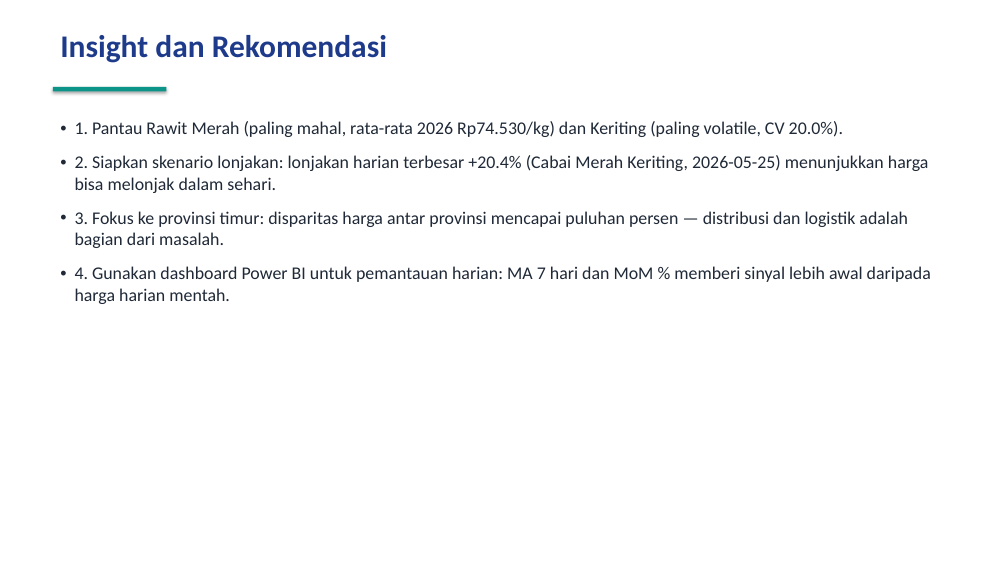
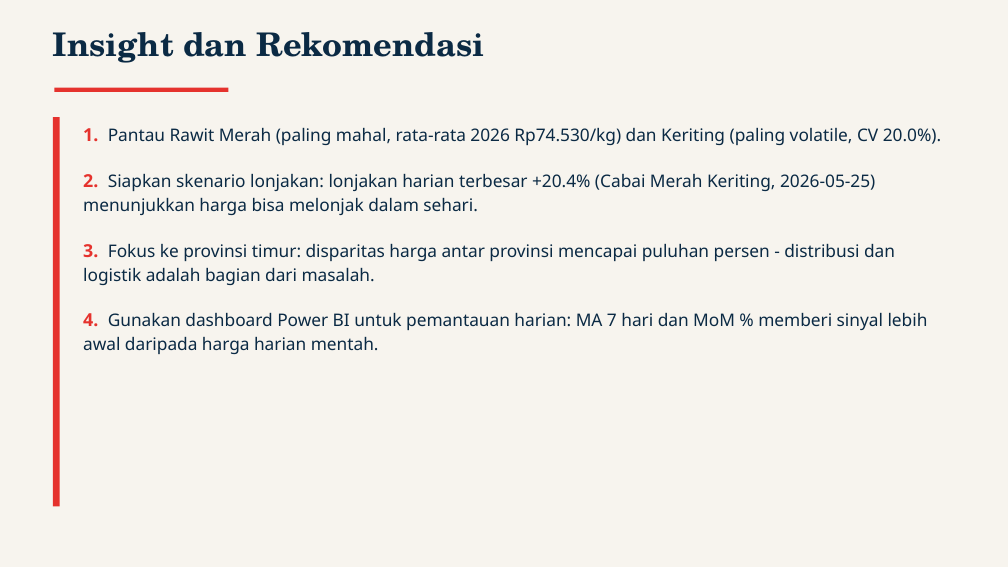
Before and after one commit to baghizash/harga-cabai-indonesia-2026, a slide deck: slide 9 of Portofolio-Analisis-Harga-Cabai.pptx. Drawn at 1008x567 pixels with LibreOffice and Linux fonts; fonts in the diff are those of the drawing. Boxes give left, top, right and bottom in pixels: in the first picture for what was removed or moved away, otherwise in the second. Text is boxed around its words. In the diff, an @@ line names an element or a change of style, - is before the commit and + after.

```diff
--- a/Portofolio-Analisis-Harga-Cabai.pptx
+++ b/Portofolio-Analisis-Harga-Cabai.pptx
@@ background #FFFFFF to #F7F4EE @@
@@ text "Insight dan Rekomendasi" at (53,32,484,63): size 30 to 31 pt, font Calibri to TeX Gyre Schola, text colour #1E3A8A to #0B2A44 @@
@@ rectangle: place and size @@
-rectangle at (53,87,166,91)
+rectangle at (54,88,228,92)
@@ rectangle at (54,88,228,92): fill #0D9488 to #E5322D; shadow off @@
@@ rectangle added at (53,117,60,507), fill #E5322D @@
@@ text at (83,127,941,354): size 17 to 16.5 pt, text colour #1F2937 to #0B2A44 in "Pantau Rawit Merah (paling mahal, rata-rata 2026 ...", "Siapkan skenario lonjakan: lonjakan harian terbesar +20.4% ...", "Gunakan dashboard Power BI untuk pemantauan harian: ..."; font Calibri to Noto Sans in "1. Pantau Rawit Merah (paling mahal, rata-rata ...", "2. Siapkan skenario lonjakan: lonjakan harian terbesar ...", "4. Gunakan dashboard Power BI untuk pemantauan ..."; text colour #1F2937 to #E5322D, bold on in "1.", "2.", "4."; bullet • to none; line spacing 1 to 1.15; more space between paragraphs @@
@@ text "1. Pantau Rawit Merah (paling ...": place and size @@
-text "1. Pantau Rawit Merah (paling ..." at (75,121,931,304)
+text "1. Pantau Rawit Merah (paling ..." at (83,127,941,354)
@@ text at (83,243,895,285): text changed; size 17 to 16.5 pt; font Calibri to Noto Sans; text colour #1F2937 to #0B2A44 @@
-• 3. Fokus ke provinsi timur: disparitas harga antar provinsi mencapai puluhan persen — distribusi dan logistik adalah bagian dari masalah.
+3. Fokus ke provinsi timur: disparitas harga antar provinsi mencapai puluhan persen - distribusi dan logistik adalah bagian dari masalah.
```
Also in this commit, not shown: 9 other slides changed.
